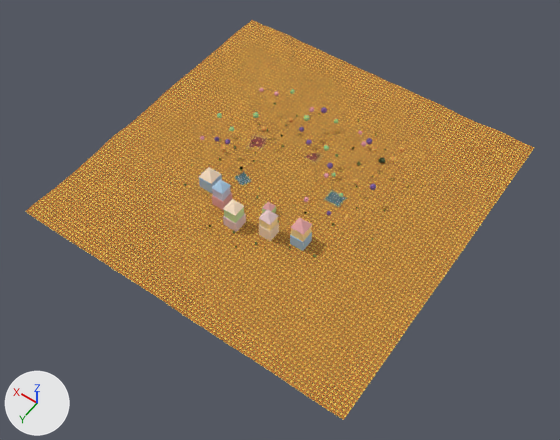
The glTF model frontend/src/assets/arenas/toytown_biome.glb as it was, and as the next commit left it.
Rendered twice from a 50 mm lens placed at (-47.7, 69.3, 96.6), pointed at (-2.8, 6.3, -2.3). Lighting does not change. The marker at lower left points along +X, +Y and +Z. The first picture is the older version. Where no turn or scale is listed for an object, it has been applied to the vertices. Vertices at exactly the same position are counted once.

In view in the first picture: 'Ground_Grass' and 19 more.
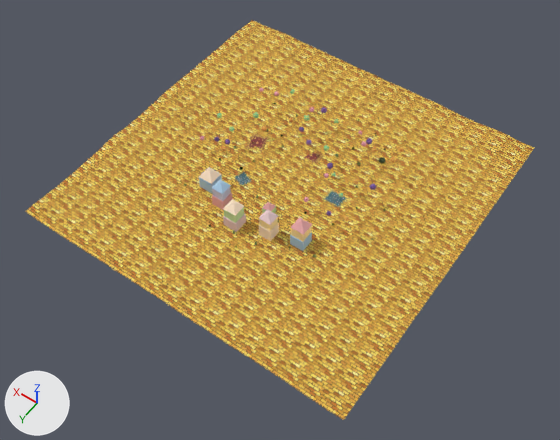
Commit message: feat(scene3d): PSX-style pixel particle presets across biomes

Boxes [x1, y1, x2, y2] around the edits, measured in the pictures (560 x 440 px):
'Ground_Grass', surface changed
    both: [25, 20, 535, 420]

The change, as a list of edits to the scene's bpy script:
```text
Change mat_mat_toytown_ground:
    remove n5 = _N.new('ShaderNodeMapping'); n5.name = 'Mapping'
    remove n5.inputs[3].default_value = (0.28, 0.28, 1.0)  # 'Scale'
    remove n6 = _N.new('ShaderNodeUVMap'); n6.name = 'UV Map'
    remove n6.uv_map = 'UVMap'
    where n4 = _N.new('ShaderNodeTexImage'); n4.name = 'Image Texture'
    remove _L.new(n5.outputs[0], n4.inputs[0])  # 'Vector' to 'Vector'
    remove _L.new(n6.outputs[0], n5.inputs[0])  # 'UV' to 'Vector'
Change me_ground_grass:
    where me_ground_grass.from_pydata(...)  # 8281 vertices, 16200 faces; spans x -30.0..30.0, y -30.0..30.0, z -0.4..0.4
    used by ob_ground_grass; location = (0.0, 0.0, 0.0)
    me_ground_grass part 1: texture (UV) coordinates of 16200 of 16200 faces, centred in x -29.8..29.8, y -29.8..29.8, z -0.3..0.4, changed; they spanned u 0.0..1.0, v 0.0..1.0 and now span u -8.4..8.4, v -8.4..8.4
```
